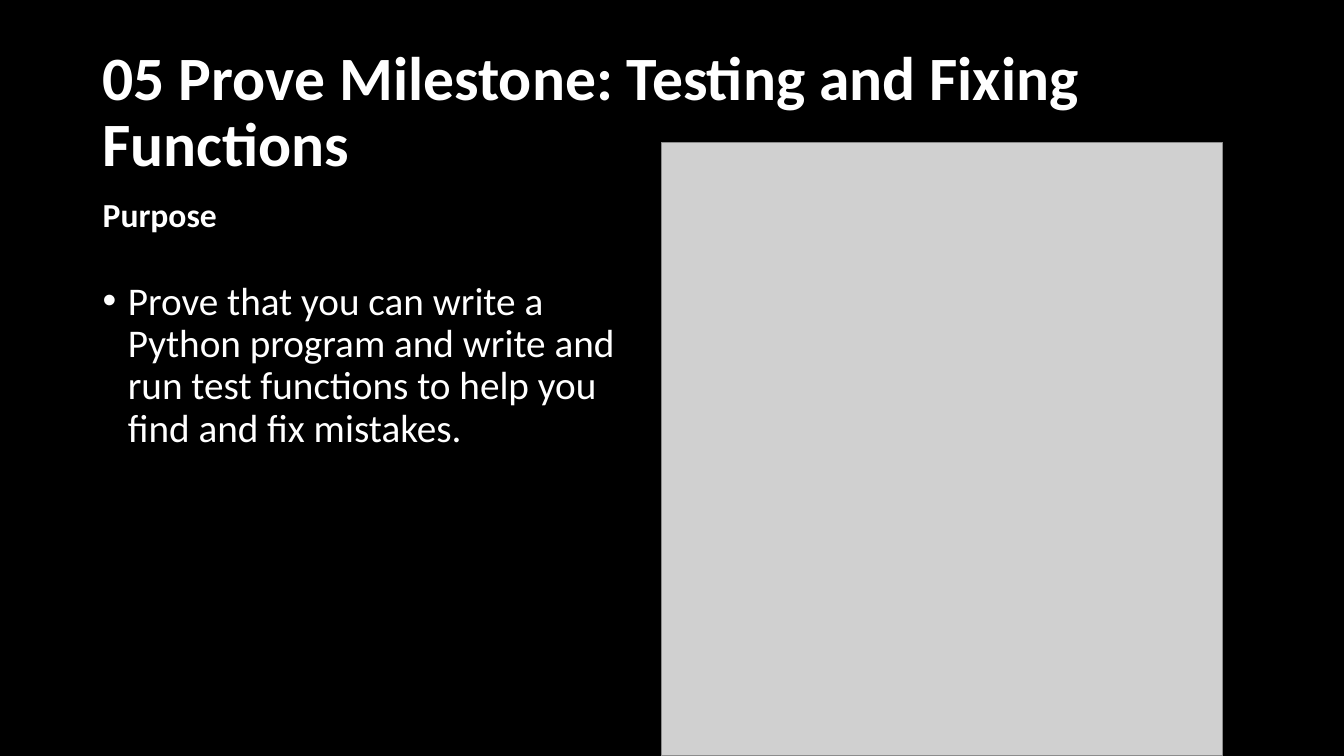
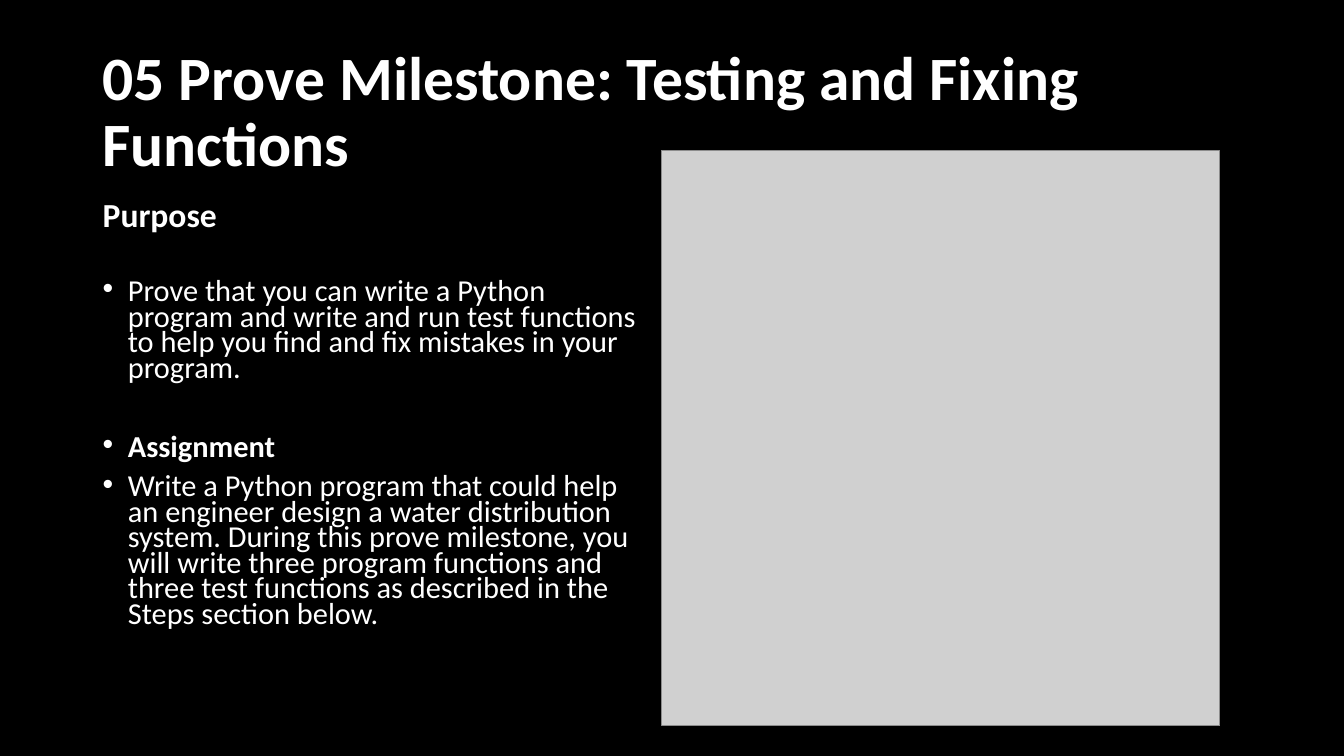
Before and after one commit to BroClements/CSE111ProgwFunctions, a slide deck: slide 33 of CSE111W05TestingFunctions.pptx (slide 32 before the commit). Drawn at 1344x756 pixels with LibreOffice and Linux fonts; fonts in the diff are those of the drawing; grey boxes stand for pictures. Boxes give left, top, right and bottom in pixels: in the first picture for what was removed or moved away, otherwise in the second. Text is boxed around its words. In the diff, an @@ line names an element or a change of style, - is before the commit and + after.

```diff
--- a/CSE111W05TestingFunctions.pptx
+++ b/CSE111W05TestingFunctions.pptx
@@ picture: place and size @@
-picture at (661, 142, 1223, 756)
+picture at (662, 150, 1221, 726)
@@ text at (128, 280, 636, 629): text changed; size 28 to 21.7 pt @@
-• Prove that you can write a Python program and write and run test functions to help you find and fix mistakes.
+• Prove that you can write a Python program and write and run test functions to help you find and fix mistakes in your program.
+• Assignment
+• Write a Python program that could help an engineer design a water distribution system. During this prove milestone, you will write three program functions and three test functions as described in the Steps section below.
```
Also in this commit, not shown: 6 other slides changed, 4 slides added, 43 slides removed.
